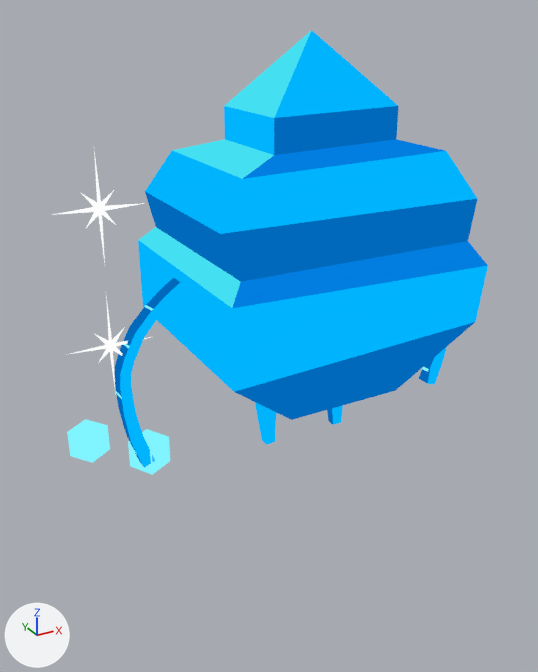
Two versions of the glTF model godot/assets/models/battle/summons/FreezyJ.glb, one commit apart.
Camera for both pictures: a camera (50 mm lens) standing at (-0.127, -0.207, 0.145) and looking at (-0.01, 0.006, 0.038). The lights are fixed; the arrows at lower left show +X, +Y and +Z. The picture after the commit comes second.

Names of what the first picture shows: 'IceBush', 'cubes', 'star01' and 1 more.
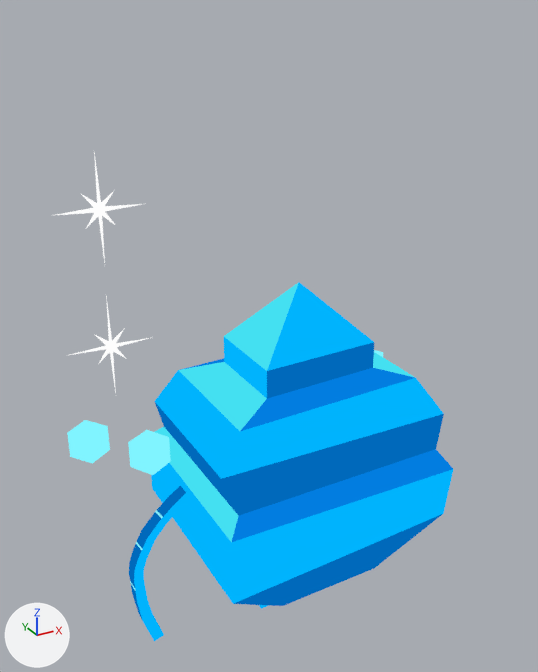
What differs and where, as boxes (x1, y1, x2, y2) in the pictures (538 x 672 px):
'IceBush', moved, turned, rescaled
    before: (115, 30, 488, 467)
    after: (129, 282, 453, 641)
'cubes', moved
    before: (67, 419, 170, 475)
    after: (67, 350, 383, 475)
'star01', rescaled
    before: (52, 151, 145, 263)
    after: (51, 152, 142, 263)

The change in detail:
In object 'cubes' (ob_cubes), parent is no longer ob_freezyj.
In object 'IceBush' (ob_icebush), parent is no longer ob_freezyj.
Object 'IceBush' (ob_icebush) moves from (0.00182, -0.0905, 1.622) to (0.0, 0.0, 0.0).
Object 'IceBush' (ob_icebush) turns from (90, 0, 0) to (90, -0.1, 0.2) degrees about x, y and z.
Object 'IceBush' (ob_icebush) is rescaled from (1.0, 1.0, 1.0) to (0.05, 0.05, 0.05).
Object 'star01' (ob_star01) is rescaled from (1.0, 1.0, 1.0) to (0.05, 0.05, 0.05).
